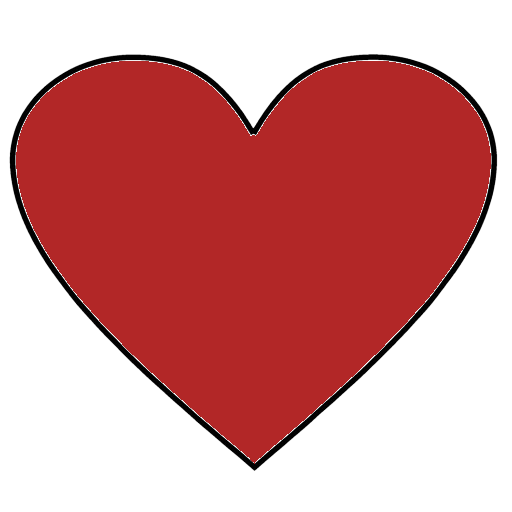
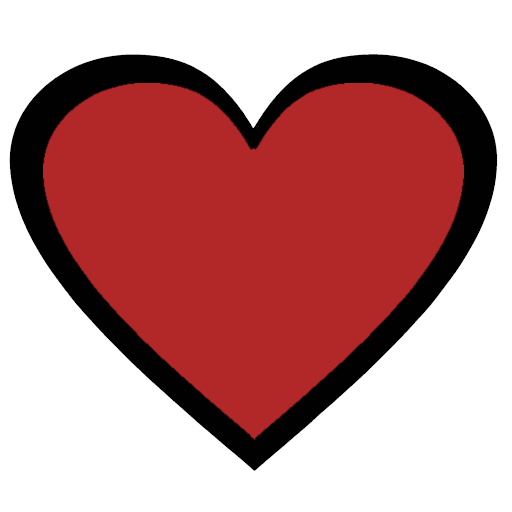
Layer changes from the first 512x512 image to the second:
added layer "Wklejona warstwa" above "Background" over bbox(43, 83, 464, 440)
painted on "Background" over bbox(10, 55, 497, 470)
